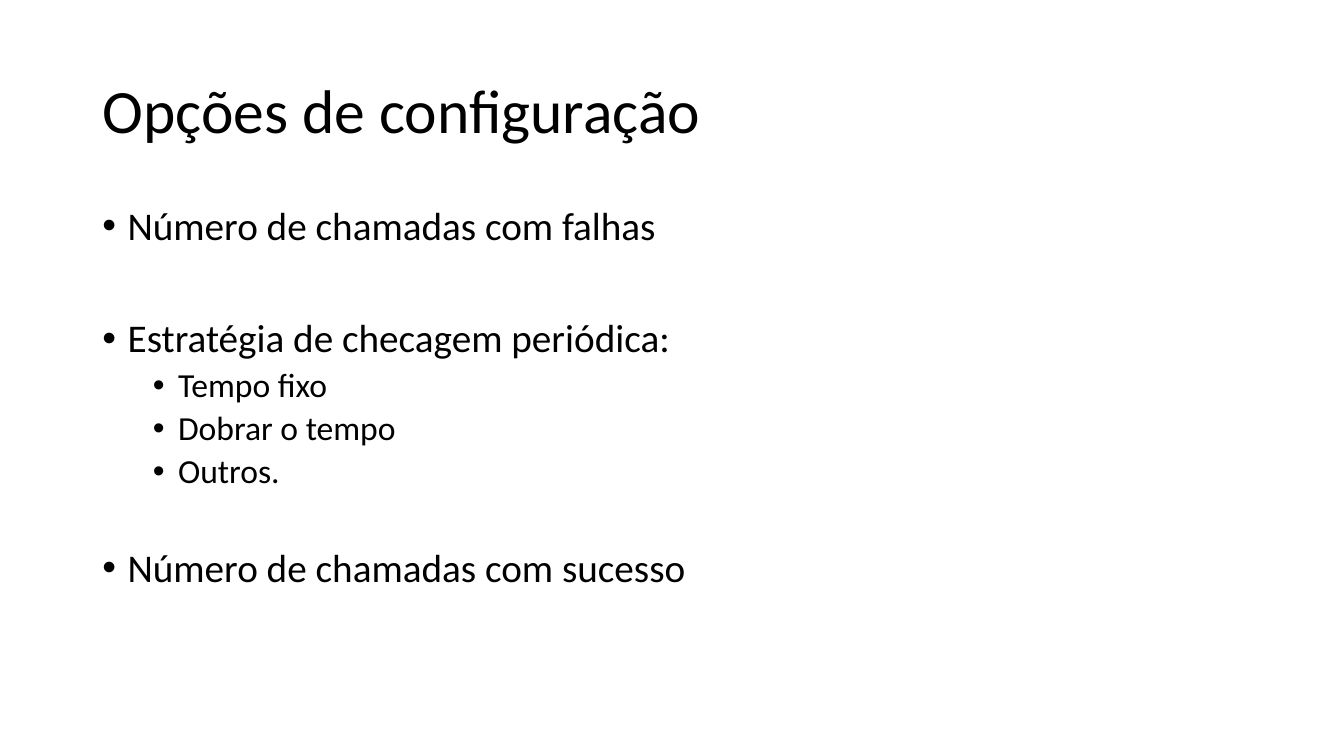
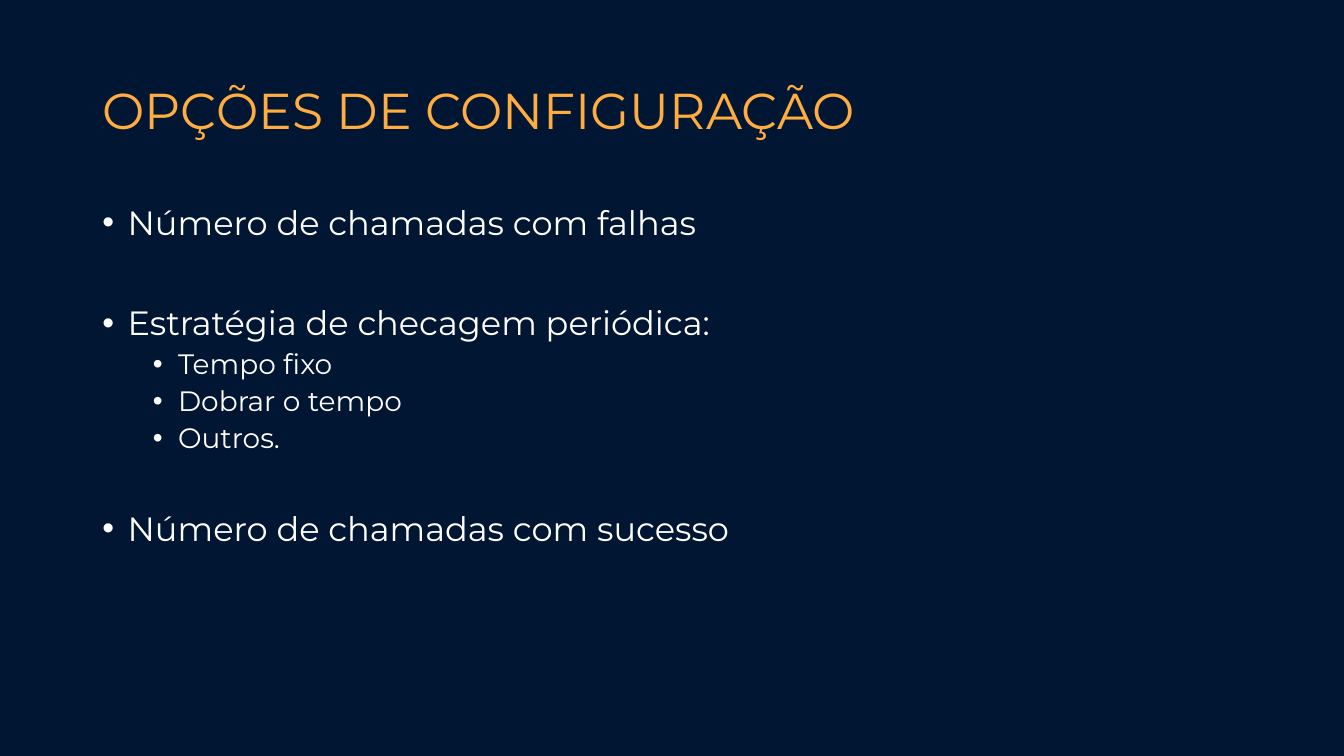
Before and after one commit to renan-meireles/circuitbreaker-sample, a slide deck: slide 7 of circuit breaker.pptx. Drawn at 1344x756 pixels with LibreOffice and Linux fonts; fonts in the diff are those of the drawing. Boxes give left, top, right and bottom in pixels: in the first picture for what was removed or moved away, otherwise in the second. Text is boxed around its words. In the diff, an @@ line names an element or a change of style, - is before the commit and + after.

```diff
--- a/circuit breaker.pptx
+++ b/circuit breaker.pptx
@@ background #FFFFFF to #001633 @@
@@ title at [102, 85, 855, 140]: text changed; size 44 to 36 pt; font Calibri to Montserrat; text colour #000000 to #FFAC40 @@
-Opções de configuração
+OPÇÕES DE CONFIGURAÇÃO
@@ text "Número de chamadas com falhas" at [128, 210, 729, 541]: size 28 to 24 pt in "Número de chamadas com falhas", "Estratégia de checagem periódica:", "Número de chamadas com sucesso"; font Calibri to Montserrat, text colour #000000 to #FFFFFF; size 24 to 20 pt in "Tempo fixo", "Dobrar o tempo", "Outros." @@
```
Also in this commit, not shown: 11 other slides changed, 1 slide added.
